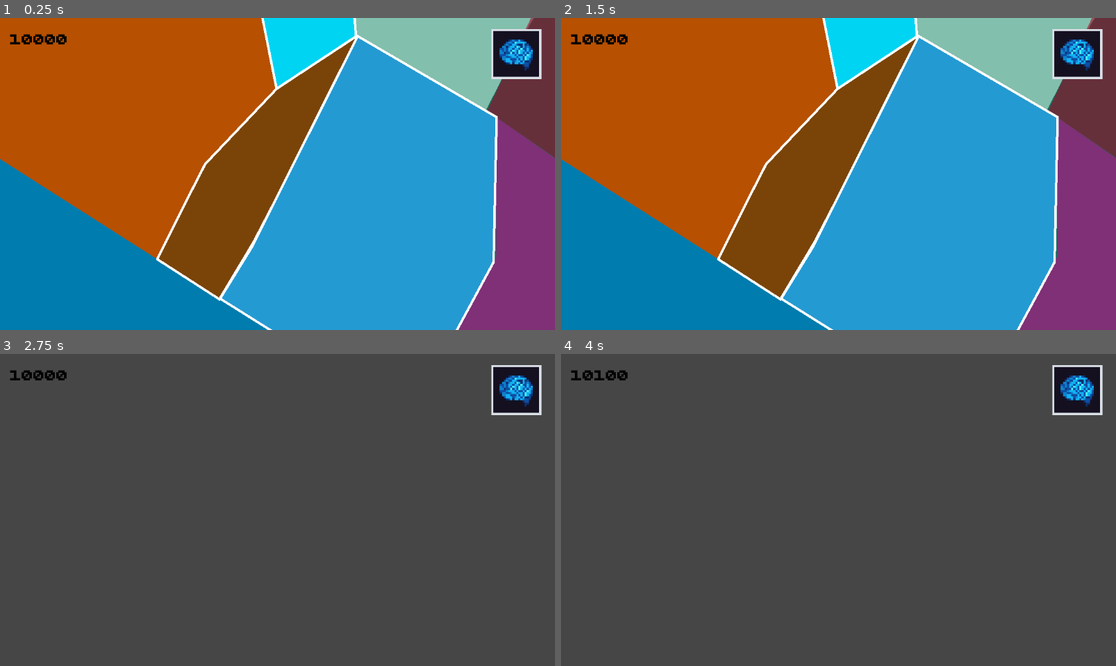
Above: before the commit, frames 1-4 (two rows, left to right).
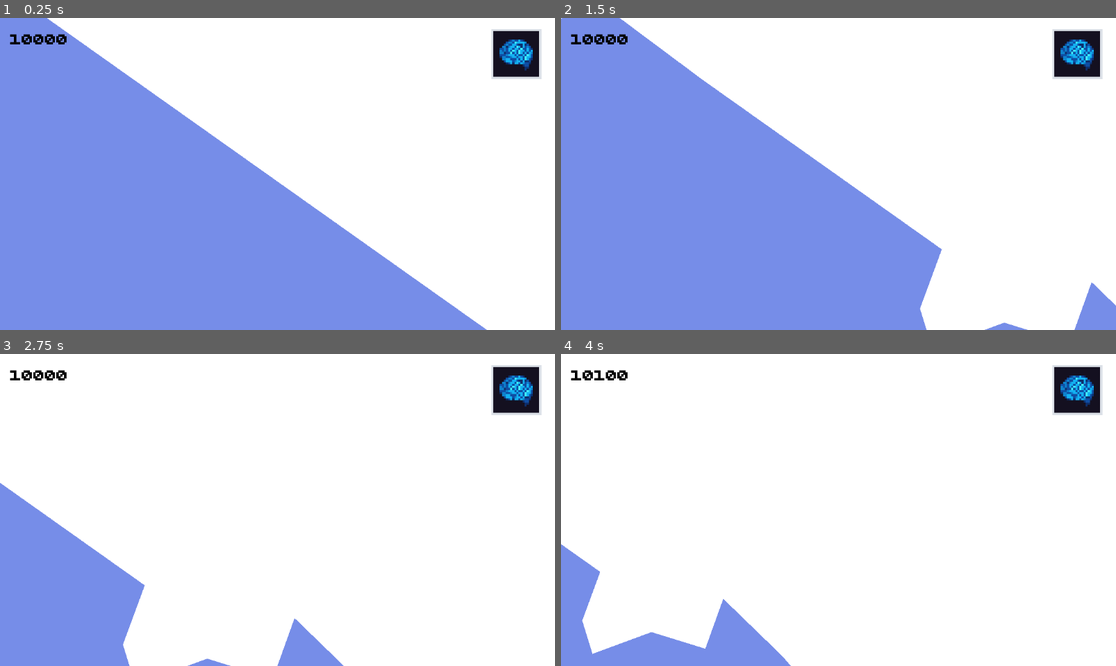
Above: after the commit, the same moments.

Repository: azizul987/Sawit-io
Game: Godot game, scene res://Scene/main.tscn
Two runs of this game, one before a commit and one after it. Both use one fixed random seed, a clock stepped at 60 frames per second and the inputs below.
Inputs (mouse positions are in pixels of both pictures, inside the frame that each line leads up to):
- Up to frame 1 (0.25 s): no input
- Up to frame 2 (1.5 s): click (1077, 55) at 0.5 s; click (1077, 55) at 1.25 s
- Up to frame 3 (2.75 s): tap Enter at 2 s; move the mouse to (399, 494) at 2.02 s; hold Right (ui_right) from 2.03 s (still down); hold Q (zoom_in) from 2.03 s (still down); click (399, 494) at 2.17 s; tap E (zoom_out) at 2.3 s
- Up to frame 4 (4 s): release Right (ui_right) at 2.75 s; release Q (zoom_in) at 2.75 s; drag from (727, 525) to (810, 572) at 2.77 s; tap Space at 3.5 s; move the mouse to (894, 441) at 3.52 s; hold Right (ui_right) from 3.53 s (still down); hold M (add_coin) from 3.53 s (still down); click (894, 441) at 3.67 s; tap E (zoom_out) at 3.8 s

The runs differ from the first frame. In frame 1, 97% of the frame differs, in the area x 0-100%, y 0-100%; in frame 2, 97%; in frame 3, 98%; in frame 4, 98%.

Commit message:
add save system to main

Diff:
--- a/Logic/skrip/Click.gd
+++ b/Logic/skrip/Click.gd
@@ -1,4 +1,4 @@
-@tool
+#@tool
 extends Area2D
 
 
--- a/Logic/skrip/SaveManager.gd
+++ b/Logic/skrip/SaveManager.gd
@@ -42,6 +42,11 @@
 		"y":Point.skill_tree_camera.y,
 		"z":Point.skill_tree_camera.z
 	}
+	data["main_camera"]={
+		"x":Point.main_tree_camera.x,
+		"y":Point.main_tree_camera.y,
+		"z":Point.main_tree_camera.z
+	}
 	write_save_data(data)
 	#print("Point saved")
 
@@ -59,6 +64,16 @@
 		float(cam_data.get("x")),
 		float(cam_data.get("y")),
 		float(cam_data.get("z"))
+	)
+	var cam_data1=data.get("main_camera",{
+		"x":0.0,
+		"y":0.0,
+		"z":1.4
+	})
+	Point.main_tree_camera=Vector3(
+		float(cam_data1.get("x")),
+		float(cam_data1.get("y")),
+		float(cam_data1.get("z"))
 	)
 	#print("Point loaded:", Point.point)
 
--- a/Logic/skrip/global/point.gd
+++ b/Logic/skrip/global/point.gd
@@ -5,7 +5,7 @@
 var point_per_click:float=2.5
 var cd=1
 var skill_tree_camera:Vector3
-var main_tree_camera:Vector2
+var main_tree_camera:Vector3
 func add_point(value):
 	point += value
 	#print("Point sekarang: ", point)
--- a/Scene/Main__Camera.gd
+++ b/Scene/Main__Camera.gd
@@ -3,12 +3,22 @@
 @export var move_speed := 500.0
 @export var zoom_speed := 0.25
 @export var min_zoom := 0.1
-@export var max_zoom := 10
+@export var max_zoom := 10.0
 
 var is_dragging := false
 
 
 func _ready() -> void:
+	position = Vector2(
+		Point.main_tree_camera.x,
+		Point.main_tree_camera.y
+	)
+
+	zoom = Vector2(
+		Point.main_tree_camera.z,
+		Point.main_tree_camera.z
+	)
+
 	make_current()
 
 
@@ -29,6 +39,7 @@
 
 	if direction != Vector2.ZERO:
 		position += direction.normalized() * move_speed * delta
+		simpan_posisi_camera()
 
 
 func _input(event: InputEvent) -> void:
@@ -51,6 +62,7 @@
 
 	if event is InputEventMouseMotion and is_dragging:
 		position -= event.relative / zoom.x
+		simpan_posisi_camera()
 
 
 func zoom_camera(value: float) -> void:
@@ -58,3 +70,12 @@
 	new_zoom = clamp(new_zoom, min_zoom, max_zoom)
 
 	zoom = Vector2(new_zoom, new_zoom)
+	simpan_posisi_camera()
+
+
+func simpan_posisi_camera() -> void:
+	Point.main_tree_camera.x = position.x
+	Point.main_tree_camera.y = position.y
+	Point.main_tree_camera.z = zoom.x
+
+	SaveManager.save_game()
--- a/Scene/main.tscn
+++ b/Scene/main.tscn
@@ -15,7 +15,7 @@
 metadata/_edit_horizontal_guides_ = [2677.7537]
 
 [node name="map" type="Node2D" parent="." unique_id=539465666]
-scale = Vector2(10, 10)
+scale = Vector2(30, 30)
 script = ExtResource("1_75buv")
 
 [node name="PetaSumatera" type="Sprite2D" parent="map" unique_id=774412200]
@@ -83,6 +83,12 @@
 end_cap_mode = 2
 antialiased = true
 
+[node name="Button" type="Button" parent="map/Sumatera Selatan/4/Wilayah 1" unique_id=1229863461]
+offset_left = 246.16013
+offset_top = 211.91728
+offset_right = 254.16013
+offset_bottom = 219.91728
+
 [node name="Area2D" type="Area2D" parent="map/Sumatera Selatan/4" unique_id=1040300005]
 
 [node name="Polygon2D4" type="Polygon2D" parent="map/Sumatera Selatan/4/Area2D" unique_id=1274764802]
--- a/Scene/map.gd
+++ b/Scene/map.gd
@@ -1,17 +1,25 @@
-@tool
+#@tool
 extends Node
 
 @export var warna_border: Color = Color.WHITE
 @export var tebal_border: float = 1
-
+@onready var btn_templete: Button
+@export var ukuran_button: Vector2 = Vector2(8, 2)
 var daftar_wilayah: Array = []
 
+
+@export var rasio_lebar_button: float = 0.35
+@export var rasio_tinggi_button: float = 0.18
+
+@export var ukuran_button_min: Vector2 = Vector2(8, 4)
+@export var ukuran_button_max: Vector2 = Vector2(60, 18)
 
 func _ready() -> void:
 	await get_tree().process_frame
 
 	ambil_semua_wilayah()
 	perbarui_semua_border()
+	buat_semua_button_wilayah()
 
 
 func ambil_semua_wilayah() -> void:
@@ -50,3 +58,141 @@
 	border.end_cap_mode = Line2D.LINE_CAP_ROUND
 	border.antialiased = true
 	border.z_index = polygon.z_index + 1
+
+func buat_semua_button_wilayah() -> void:
+	for wilayah in daftar_wilayah:
+		buat_button_wilayah(wilayah)
+
+
+func buat_button_wilayah(wilayah: Node) -> void:
+	var polygon := wilayah.get_node_or_null("Polygon2D") as Polygon2D
+
+	if polygon == null:
+		return
+
+	var button := wilayah.get_node_or_null("ButtonWilayah") as Button
+
+	if button == null:
+		button = Button.new()
+		button.name = "ButtonWilayah"
+		wilayah.add_child(button)
+
+		button.pressed.connect(
+			func():
+				print("Button wilayah diklik: ", wilayah.name)
+		)
+
+	var ukuran_otomatis := hitung_ukuran_button_dari_polygon(polygon)
+
+	button.text = ambil_nama_wilayah(wilayah)
+	button.size = ukuran_otomatis
+	button.custom_minimum_size = ukuran_otomatis
+	button.top_level = true
+	button.clip_text = true
+	button.focus_mode = Control.FOCUS_NONE
+
+	var font_size := int(clampf(ukuran_otomatis.y * 0.55, 4.0, 10.0))
+	button.add_theme_font_size_override("font_size", font_size)
+
+	var center_global := ambil_center_polygon_global(polygon)
+
+	button.global_position = center_global - button.size * 0.5
+
+func ambil_nama_wilayah(wilayah: Node) -> String:
+	var data = wilayah.get("data")
+
+	if data == null:
+		return wilayah.name
+
+	var nama = data.get("nama_wilayah")
+
+	if nama == null or nama == "":
+		return wilayah.name
+
+	return str(nama)
+
+func ambil_center_polygon_global(polygon: Polygon2D) -> Vector2:
+	var titik := polygon.polygon
+
+	if titik.is_empty():
+		return polygon.global_position
+
+	var luas: float = 0.0
+	var cx: float = 0.0
+	var cy: float = 0.0
+
+	for i in range(titik.size()):
+		var p0: Vector2 = titik[i] + polygon.offset
+		var p1: Vector2 = titik[(i + 1) % titik.size()] + polygon.offset
+
+		var cross: float = p0.cross(p1)
+
+		luas += cross
+		cx += (p0.x + p1.x) * cross
+		cy += (p0.y + p1.y) * cross
+
+	luas *= 0.5
+
+	if absf(luas) < 0.001:
+		return ambil_rata_rata_polygon_global(polygon)
+
+	cx /= 6.0 * luas
+	cy /= 6.0 * luas
+
+	var center_local := Vector2(cx, cy)
+
+	return polygon.global_transform * center_local
+
+
+func ambil_rata_rata_polygon_global(polygon: Polygon2D) -> Vector2:
+	var titik := polygon.polygon
+	var total := Vector2.ZERO
+
+	for p in titik:
+		total += p + polygon.offset
+
+	var center_local := total / titik.size()
+
+	return polygon.global_transform * center_local
+
+func hitung_ukuran_button_dari_polygon(polygon: Polygon2D) -> Vector2:
+	var rect := ambil_rect_polygon_global(polygon)
+
+	var lebar := rect.size.x * rasio_lebar_button
+	var tinggi := rect.size.y * rasio_tinggi_button
+
+	lebar = clampf(
+		lebar,
+		ukuran_button_min.x,
+		ukuran_button_max.x
+	)
+
+	tinggi = clampf(
+		tinggi,
+		ukuran_button_min.y,
+		ukuran_button_max.y
+	)
+
+	return Vector2(lebar, tinggi)
+
+func ambil_rect_polygon_global(polygon: Polygon2D) -> Rect2:
+	var titik := polygon.polygon
+
+	if titik.is_empty():
+		return Rect2(polygon.global_position, Vector2.ZERO)
+
+	var posisi_awal: Vector2 = polygon.global_transform * (titik[0] + polygon.offset)
+
+	var min_pos := posisi_awal
+	var max_pos := posisi_awal
+
+	for p in titik:
+		var posisi: Vector2 = polygon.global_transform * (p + polygon.offset)
+
+		min_pos.x = minf(min_pos.x, posisi.x)
+		min_pos.y = minf(min_pos.y, posisi.y)
+
+		max_pos.x = maxf(max_pos.x, posisi.x)
+		max_pos.y = maxf(max_pos.y, posisi.y)
+
+	return Rect2(min_pos, max_pos - min_pos)
--- a/Scene/policoly.gd
+++ b/Scene/policoly.gd
@@ -1,4 +1,4 @@
-@tool
+#@tool
 extends CollisionPolygon2D
 
 func _ready() -> void:
